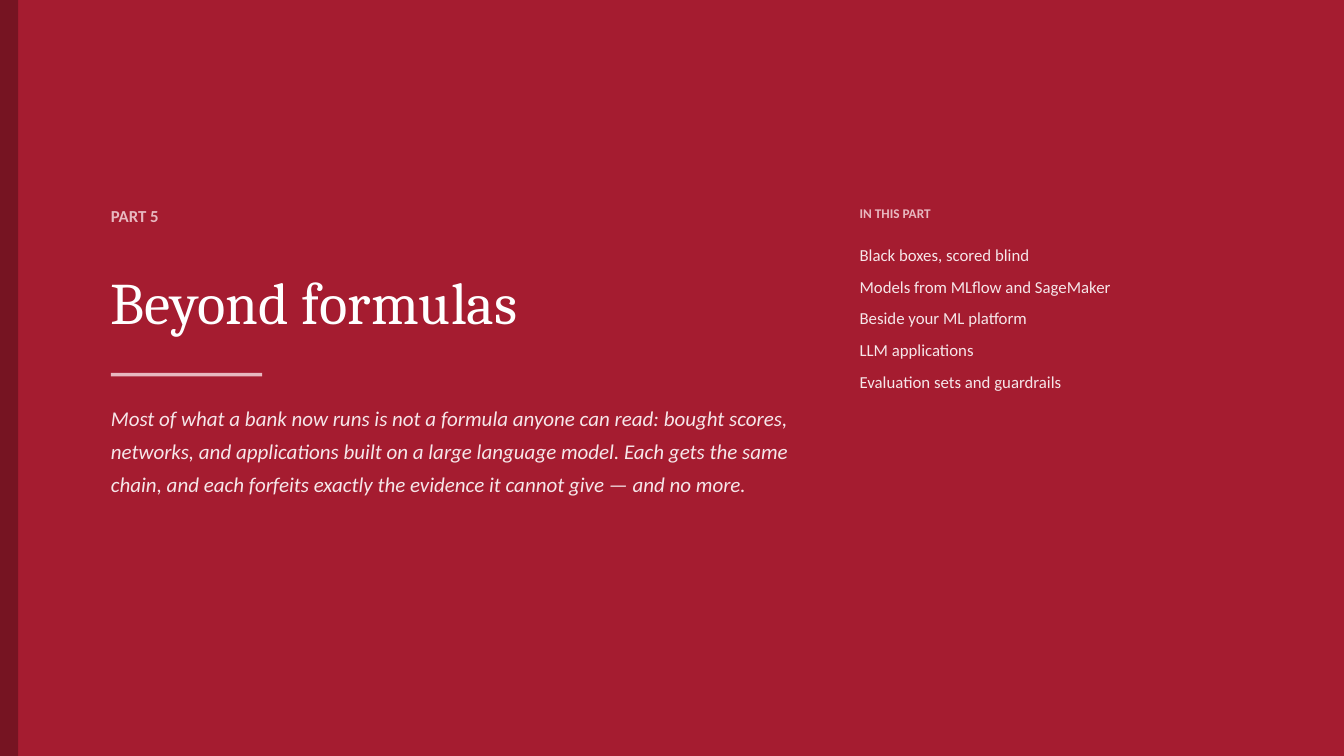
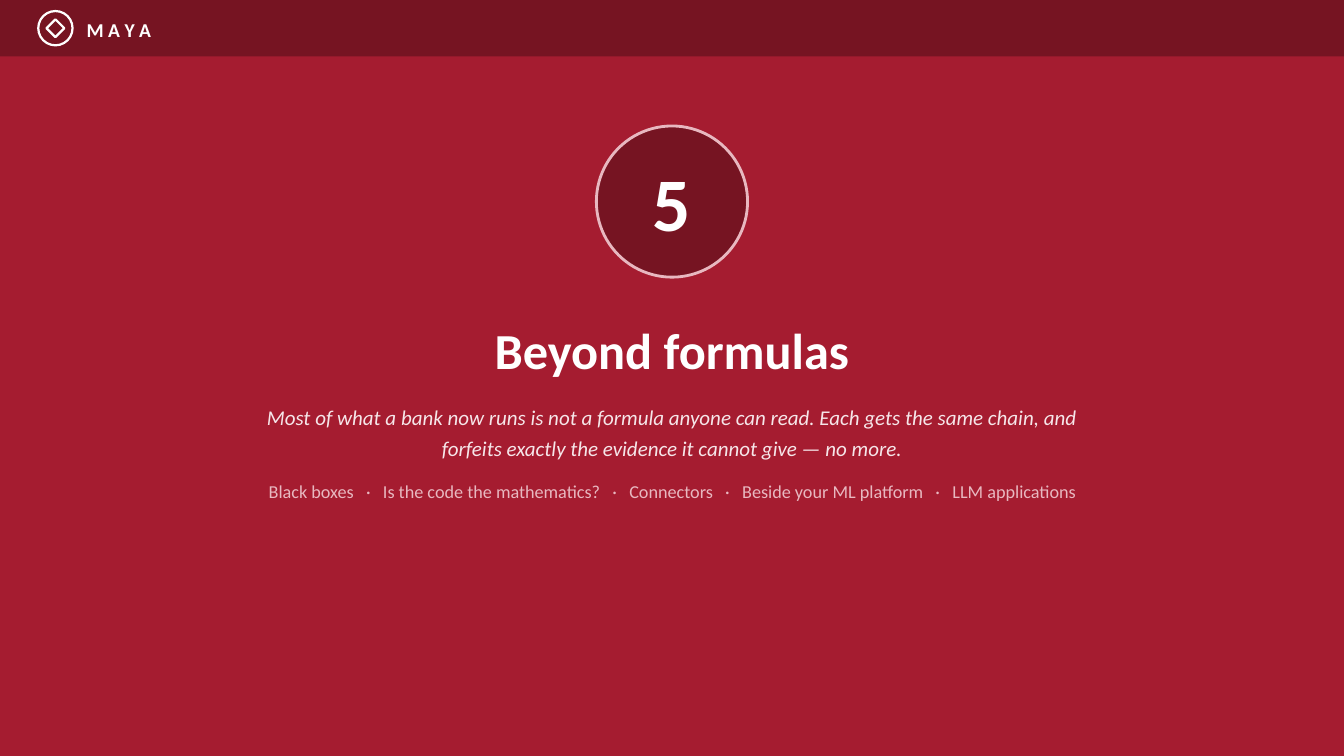
Before and after one commit to ajsinha/maya, a slide deck: slide 43 of docs/publications/MAYA-Model-Management-Formalism-and-System-Design.pptx (slide 35 before the commit). Drawn at 1344x756 pixels with LibreOffice and Linux fonts; fonts in the diff are those of the drawing. Boxes give left, top, right and bottom in pixels: in the first picture for what was removed or moved away, otherwise in the second. Text is boxed around its words. In the diff, an @@ line names an element or a change of style, - is before the commit and + after.

Commit message:
The deck retold as a briefing: TL;DR, ten principles, supervisors' words, architecture, a model's journey, then eight parts with screenshots, worked studies and a graded comparison, in MAYA's crimson; landing page numbers counted from the code

```diff
--- a/docs/publications/MAYA-Model-Management-Formalism-and-System-Design.pptx
+++ b/docs/publications/MAYA-Model-Management-Formalism-and-System-Design.pptx
@@ rectangle resized from (x1=0, y1=0, x2=18, y2=756) to (x1=0, y1=0, x2=1344, y2=56) @@
@@ ellipse added at (x1=38, y1=11, x2=73, y2=45), outline #FFFFFF 1.6 pt @@
@@ diamond added at (x1=46, y1=19, x2=65, y2=37), outline #FFFFFF 1.6 pt @@
@@ text added at (x1=87, y1=24, x2=151, y2=37), 14 pt, text #FFFFFF, bold @@
+M A Y A
@@ text "5" at (x1=653, y1=182, x2=691, y2=232): vertical alignment top to middle @@
@@ ellipse added at (x1=597, y1=126, x2=748, y2=277), fill #761422, outline #E8B8C0 2 pt @@
@@ text at (x1=653, y1=182, x2=691, y2=232): text changed; size 12 to 54 pt; text colour #E8B8C0 to #FFFFFF @@
-PART 5
+5
@@ text removed at (x1=860, y1=209, x2=931, y2=218) @@
-IN THIS PART
@@ text removed at (x1=860, y1=249, x2=1110, y2=391) @@
-Black boxes, scored blind
-Models from MLflow and SageMaker
-Beside your ML platform
-LLM applications
-Evaluation sets and guardrails
@@ text "Beyond formulas" moved from (x1=111, y1=282, x2=518, y2=337) to (x1=495, y1=333, x2=849, y2=377) @@
@@ text "Beyond formulas" at (x1=495, y1=333, x2=849, y2=377): size 42 to 36 pt, font Cambria to Calibri, bold on; alignment left to centre @@
@@ rectangle removed at (x1=111, y1=373, x2=262, y2=377) @@
@@ text at (x1=267, y1=410, x2=1076, y2=501): text changed @@
-Most of what a bank now runs is not a formula anyone can read: bought scores, networks, and applications built on a large language model. Each gets the same chain, and each forfeits exactly the evidence it cannot give — and no more.
+Most of what a bank now runs is not a formula anyone can read. Each gets the same chain, and forfeits exactly the evidence it cannot give — no more.
+Black boxes · Is the code the mathematics? · Connectors · Beside your ML platform · LLM applications
```
Also in this commit, not shown: 30 other slides changed, 38 slides added, 41 slides removed, 19 other files.
